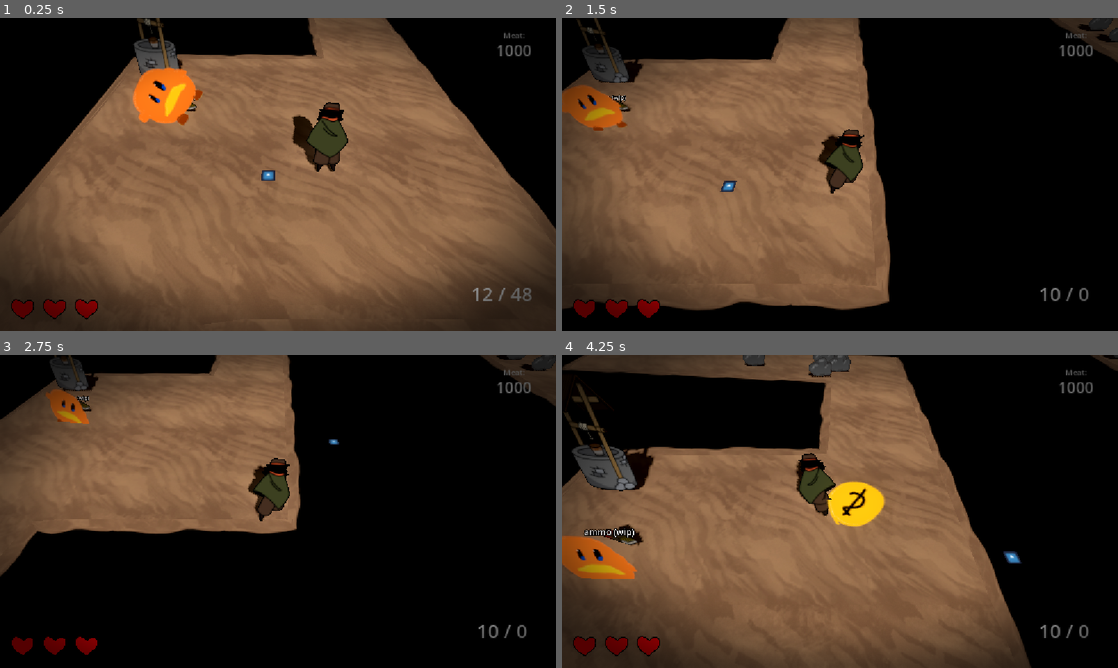
Above: before the commit, frames 1-4 (two rows, left to right).
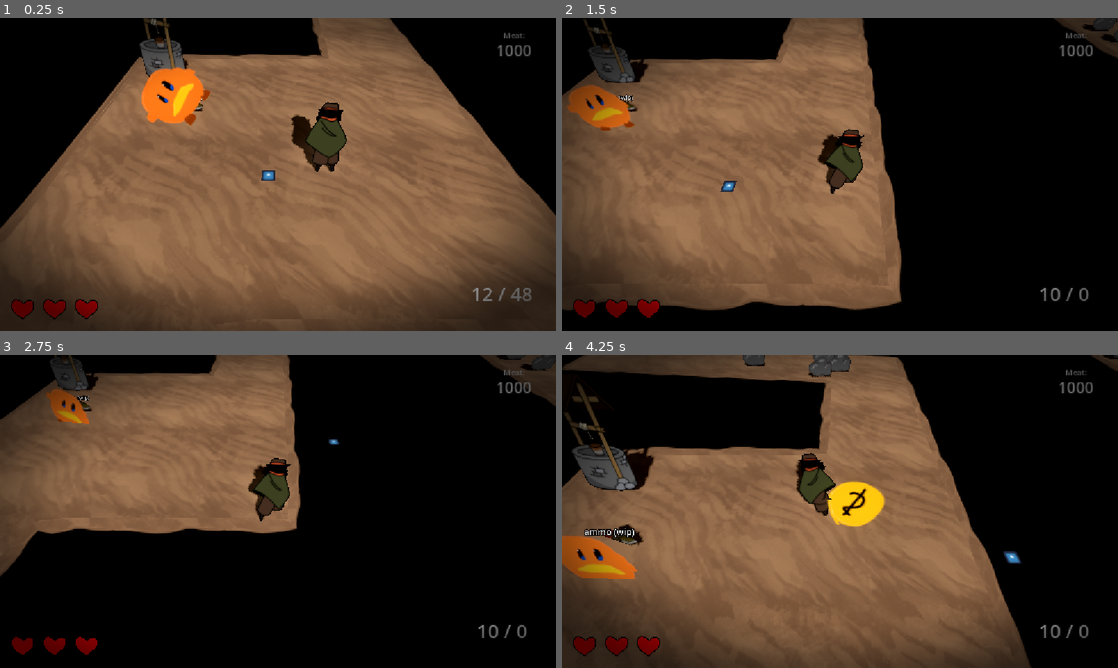
Above: after the commit, the same moments.

Repository: gmuGADIG/DEADSHOT
Game: Godot game, scene res://world/levels/desert_large/level_desert_large.tscn
Two runs of this game, one before a commit and one after it. Both use one fixed random seed, a clock stepped at 60 frames per second and the inputs below. This scene is started directly instead of the project's main scene. The engine's default icon, where the game draws it, is replaced by a stand-in: a white triangle on a blue panel in a dark square. Sound files missing from this copy of the repository are replaced by a short silence.
Inputs (mouse positions are in pixels of both pictures, inside the frame that each line leads up to):
- Up to frame 1 (0.25 s): no input
- Up to frame 2 (1.5 s): move the mouse to (962, 158) at 0.52 s; press the mouse at (962, 158) at 0.53 s; hold D (move_right) 0.53-1.28 s; move the mouse to (728, 190) at 1.27 s; release the mouse at (728, 190) at 1.28 s; hold S (move_down) from 1.28 s (still down); tap E (interact) at 1.35 s
- Up to frame 3 (2.75 s): move the mouse to (333, 442) at 2.02 s; release S (move_down) at 2.03 s; hold D (move_right) from 2.03 s (still down); hold Shift (quick_purchase) from 2.03 s (still down)
- Up to frame 4 (4.25 s): move the mouse to (812, 574) at 2.77 s; release D (move_right) at 2.78 s; release Shift (quick_purchase) at 2.78 s; hold W (move_up) 2.78-3.53 s; tap Space (roll) at 2.85 s; move the mouse to (1006, 558) at 3.52 s; hold A (move_left) from 3.53 s (still down); hold Right mouse button (whip) from 3.53 s (still down)

The runs differ from the first frame. In frame 1, 4.4% of the frame differs, in the area x 0-100%, y 0-85%; in frame 2, 3.8%; in frame 3, 0.3%; in frame 4, 0.1%.

Commit message:
lowered difficulty
Removed purple enemies from tutorial to start difficulty curve lower

Diff:
--- a/world/levels/desert_intro/level_desert_intro.tscn
+++ b/world/levels/desert_intro/level_desert_intro.tscn
@@ -1,11 +1,10 @@
-[gd_scene load_steps=17 format=3 uid="uid://bueg0v6pvrthp"]
+[gd_scene load_steps=16 format=3 uid="uid://bueg0v6pvrthp"]
 
 [ext_resource type="PackedScene" uid="uid://bk60c4813t663" path="res://world/levels/level_base.tscn" id="1_ctnal"]
 [ext_resource type="Resource" uid="uid://q24ustx30otu" path="res://world/floor/sand/sand.tres" id="2_7h0w7"]
 [ext_resource type="PackedScene" uid="uid://c8a3ul47e6b2y" path="res://world/interactables/cover/cover_boulder.tscn" id="3_ab4dd"]
 [ext_resource type="PackedScene" uid="uid://rberd5xw8srm" path="res://world/transitions/transition.tscn" id="3_vhe22"]
 [ext_resource type="PackedScene" uid="uid://dwe53mhloyir4" path="res://world/decoration/cursed_plant/cursed_plant.tscn" id="6_f6ib5"]
-[ext_resource type="PackedScene" uid="uid://dwdhuncnyfmcw" path="res://world/enemy/wilder/wilder.tscn" id="6_nn1ho"]
 [ext_resource type="PackedScene" uid="uid://8er7o8byf7v1" path="res://world/decoration/well/well.tscn" id="7_7xwwm"]
 [ext_resource type="PackedScene" uid="uid://d1e8myf75tnlv" path="res://world/interactables/cover/cover_cactus_large.tscn" id="8_5rqjd"]
 [ext_resource type="PackedScene" uid="uid://c2bxn6p802s68" path="res://world/interactables/cover/cover_cactus_small.tscn" id="9_jncf5"]
@@ -136,12 +135,9 @@
 shape = SubResource("BoxShape3D_nn1ho")
 
 [node name="LonghornEnemy" parent="LeftArea/Encounter" index="2" instance=ExtResource("11_nn1ho")]
-transform = Transform3D(1, 0, 0, 0, 1, 0, 0, 0, 1, 11.755775, 0, -10.926495)
+transform = Transform3D(1, 0, 0, 0, 1, 0, 0, 0, 1, 11.755775, 0, -4.3668814)
 
-[node name="Wilder" parent="LeftArea/Encounter" index="3" instance=ExtResource("6_nn1ho")]
-transform = Transform3D(1, 0, 0, 0, 1, 0, 0, 0, 1, 7.7350006, 0, -0.36204433)
-
-[node name="Blocker" parent="LeftArea/Encounter" index="4" instance=ExtResource("10_101jw")]
+[node name="Blocker" parent="LeftArea/Encounter" index="3" instance=ExtResource("10_101jw")]
 transform = Transform3D(1.782, 0, 0, 0, 1, 0, 0, 0, 9.304141, 17.697525, 0, -4.871868)
 
 [node name="RightArea" type="Node3D" parent="." index="10"]
@@ -192,10 +188,7 @@
 shape = SubResource("BoxShape3D_nn1ho")
 
 [node name="LonghornEnemy" parent="RightArea/Encounter2" index="4" instance=ExtResource("11_nn1ho")]
-transform = Transform3D(1, 0, 0, 0, 1, 0, 0, 0, 1, 11.755775, 0, -8.423571)
+transform = Transform3D(1, 0, 0, 0, 1, 0, 0, 0, 1, -0.605875, 0, 1.3960257)
 
-[node name="Wilder" parent="RightArea/Encounter2" index="5" instance=ExtResource("6_nn1ho")]
-transform = Transform3D(1, 0, 0, 0, 1, 0, 0, 0, 1, 0.27910042, 0, -1.1591015)
-
-[node name="EnemyTest" parent="RightArea/Encounter2" index="6" instance=ExtResource("12_nn1ho")]
+[node name="EnemyTest" parent="RightArea/Encounter2" index="5" instance=ExtResource("12_nn1ho")]
 transform = Transform3D(1, 0, 0, 0, 1, 0, 0, 0, 1, 0, 0, -13.043771)
--- a/world/levels/desert_large/level_desert_large.tscn
+++ b/world/levels/desert_large/level_desert_large.tscn
@@ -100,7 +100,7 @@
 target_entry_point = "Bottom"
 
 [node name="Player" parent="." index="6"]
-transform = Transform3D(1.2078707, 0, 0, 0, 1, 0, 0, 0, 1.2078707, 16.788742, 0, -5.0230675)
+transform = Transform3D(1.2078707, 0, 0, 0, 1, 0, 0, 0, 1.2078707, 16.413002, 0, -5.0230675)
 
 [node name="Decor" type="Node" parent="." index="7"]
 
